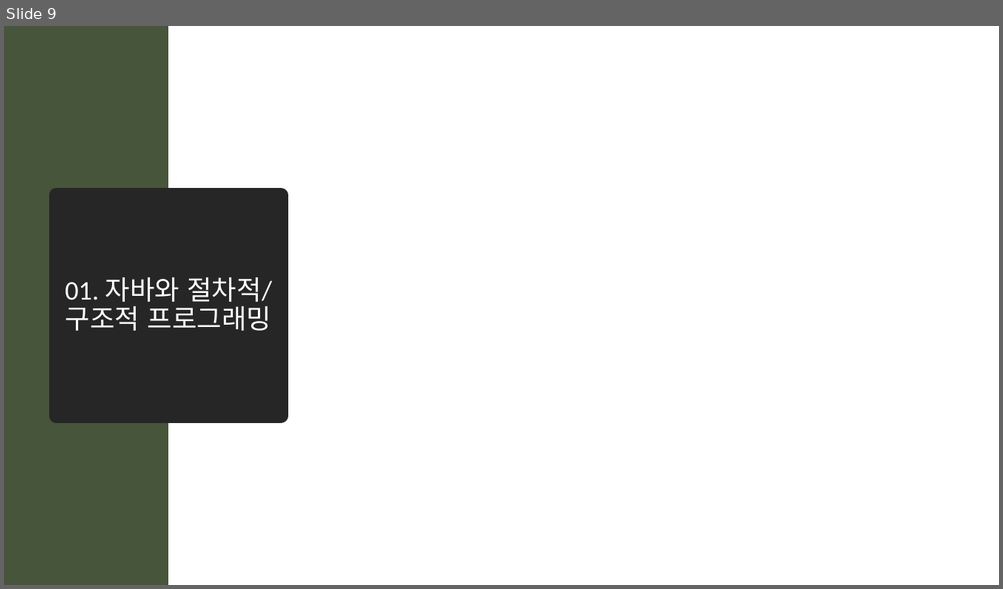
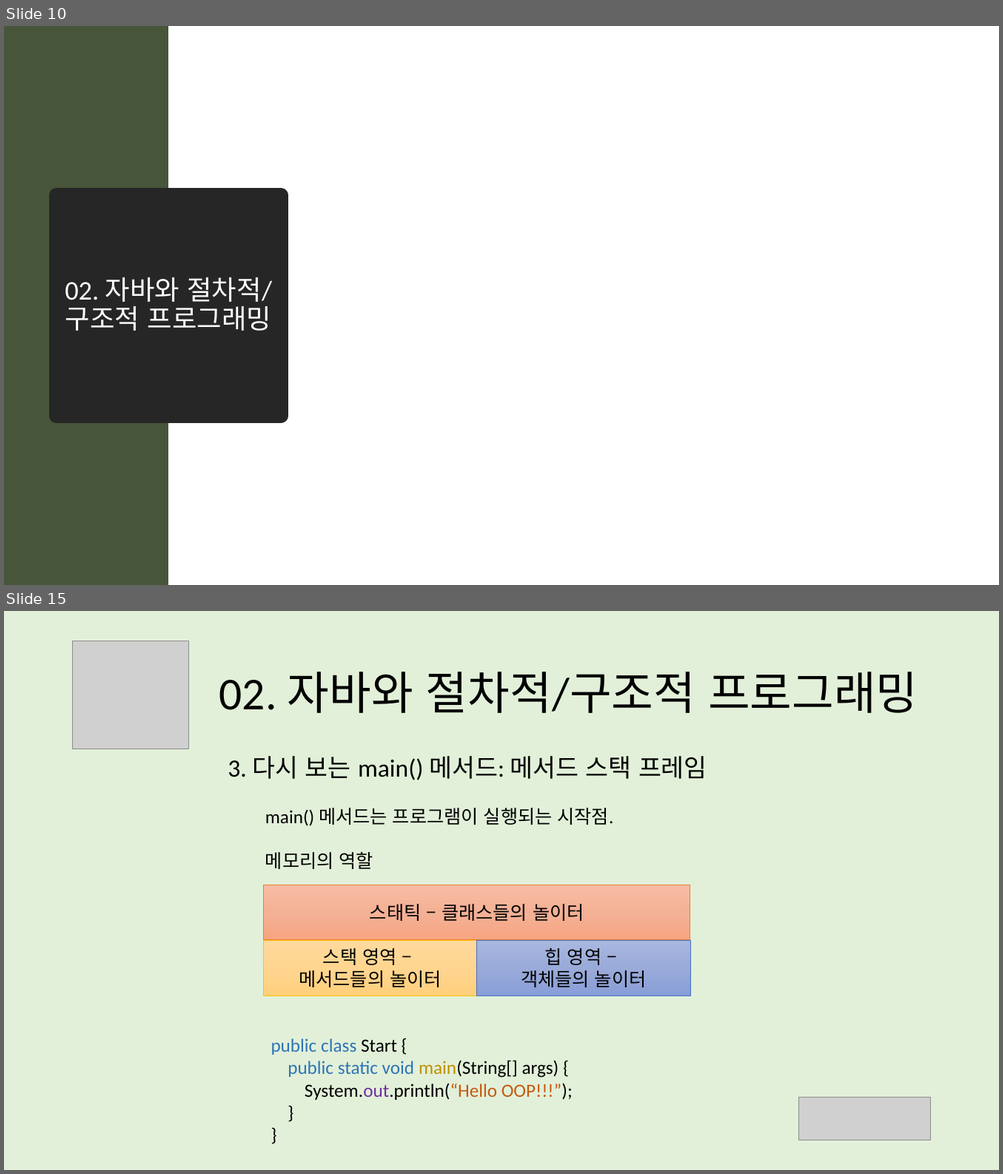
Before and after one commit to mazdah/HTTPTest, a slide deck: docs/스프링 입문을 위한 객체 지향의 원리와 이해 .pptx. Shown one above the other, each under a label of ours: slide 9 before the commit, slides 10 and 15 after it; the slides between them are not shown. The pictures are 1003x589 and 1003x1174 pixels, drawn with LibreOffice and Linux fonts; fonts in the diff are those of the drawing; grey boxes stand for pictures; background and template pictures are left out. Boxes give left, top, right and bottom in pixels: in the first picture for what was removed or moved away, otherwise in the second. Text is boxed around its words. In the diff, an @@ line names an element or a change of style, - is before the commit and + after.

```diff
--- a/docs/스프링 입문을 위한 객체 지향의 원리와 이해 .pptx
+++ b/docs/스프링 입문을 위한 객체 지향의 원리와 이해 .pptx
@@ slide 15 added at [4,611,999,1170], background #E2F0D9 @@
@@ picture added at [73,641,189,749] @@
@@ title added at [219,672,917,713], 44 pt, text #000000 @@
+02. 자바와 절차적/구조적 프로그래밍
@@ text added at [227,756,707,869], 18 pt, text #000000 @@
+3. 다시 보는 main() 메서드: 메서드 스택 프레임
+  main() 메서드는 프로그램이 실행되는 시작점.
+  메모리의 역할
@@ rectangle added at [264,885,691,940], fill gradient #F7BDA5 to #F5B196 to #F8A582, outline #ED7D31 0.5 pt, 18 pt, text #000000 @@
+스태틱 – 클래스들의 놀이터
@@ rectangle added at [264,941,477,996], fill gradient #FFDB9E to #FFD590 to #FFD07C, outline #FFC000 0.5 pt, 18 pt, text #000000 @@
+스택 영역 –
+메서드들의 놀이터
@@ rectangle added at [477,941,691,996], fill gradient #A8B7DF to #9AABD9 to #889ED7, outline #4472C4 0.5 pt, 18 pt, text #000000 @@
+힙 영역 –
+객체들의 놀이터
@@ text added at [271,1039,572,1100], 18 pt, text #000000 @@
+public class Start {
+public static void main(String[] args) {
+System.out.println(“Hello OOP!!!”);
+}
+}
@@ picture added at [799,1097,930,1141] @@
@@ what was slide 9 is now slide 10 @@
@@ slide 10 changed as well @@
@@ title at [65,278,272,331]: text changed @@
-01. 자바와 절차적/
-구조적 프로그래밍
+02. 자바와 절차적/
+구조적 프로그래밍
```
Also in this commit, not shown: 6 other slides changed, 77 other slides added.
